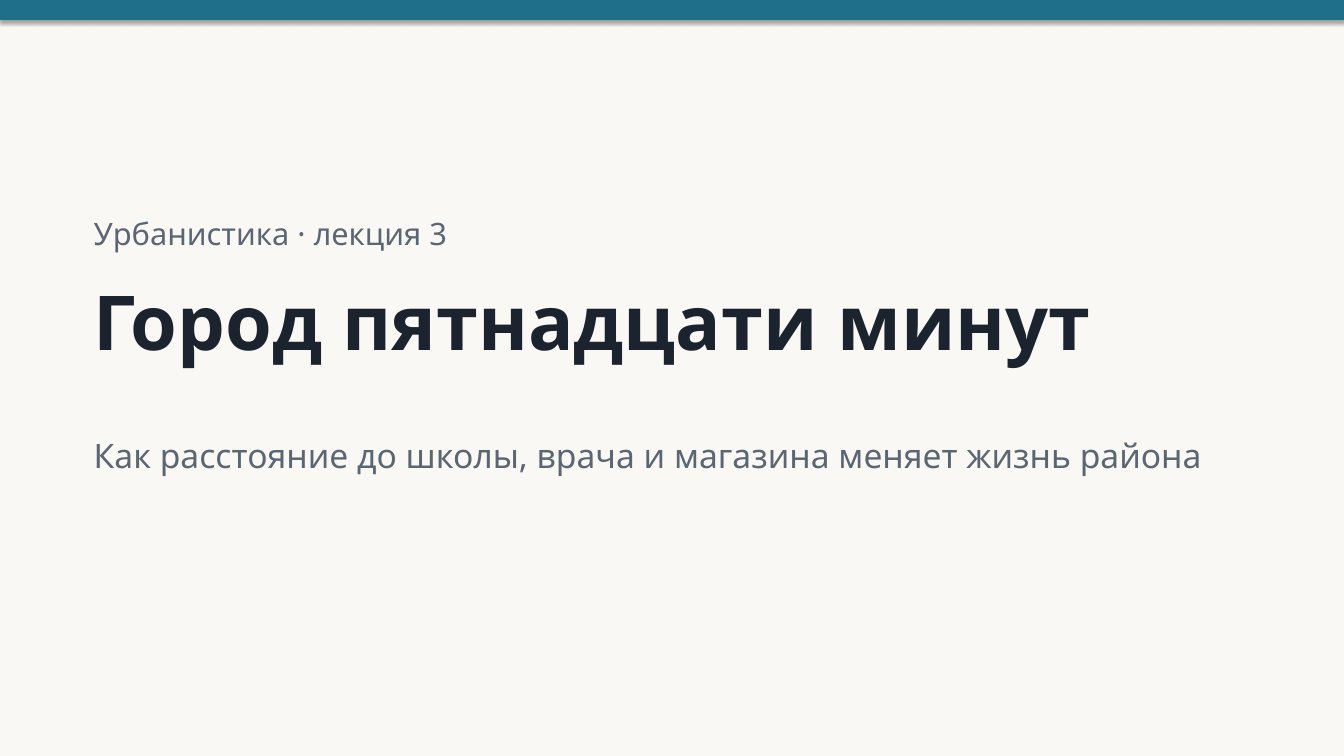
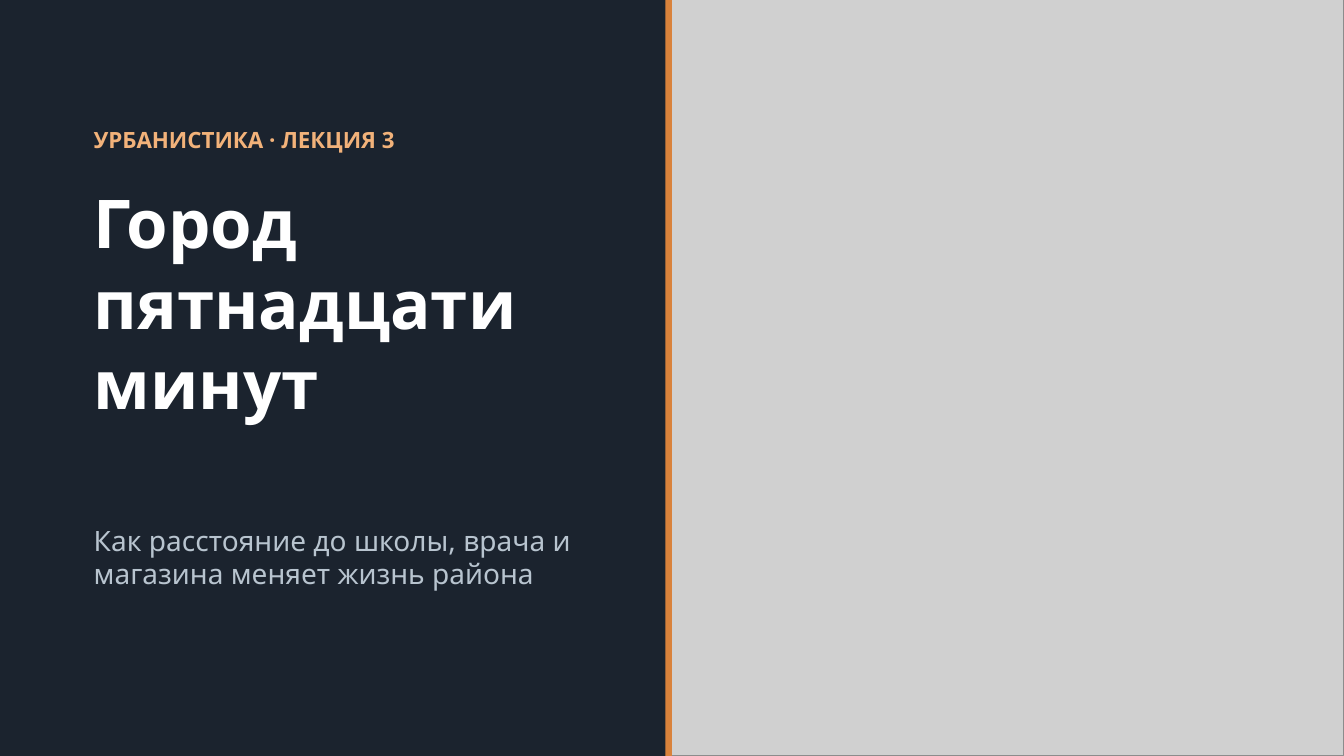
Before and after one commit to veracerkof-debug/deixis-app, a slide deck: slide 1 of android/phone/src/main/assets/demo/Лекция. Город 15 минут.pptx. Drawn at 1344x756 pixels with LibreOffice and Linux fonts; fonts in the diff are those of the drawing; grey boxes stand for pictures. Boxes give left, top, right and bottom in pixels: in the first picture for what was removed or moved away, otherwise in the second. Text is boxed around its words. In the diff, an @@ line names an element or a change of style, - is before the commit and + after.

```diff
--- a/android/phone/src/main/assets/demo/Лекция. Город 15 минут.pptx
+++ b/android/phone/src/main/assets/demo/Лекция. Город 15 минут.pptx
@@ background #FAF8F4 to #1B232E @@
@@ rectangle removed at (0,0,1344,20) @@
@@ rectangle added at (665,0,673,756), fill #D9823B @@
@@ picture added at (673,0,1344,756) @@
@@ text at (94,132,395,153): text changed; size 22 to 16 pt; text colour #5B6673 to #F2B27A; bold on @@
-Урбанистика · лекция 3
+УРБАНИСТИКА · ЛЕКЦИЯ 3
@@ text "Город пятнадцати минут": place and size @@
-text "Город пятнадцати минут" at (94,296,1090,368)
+text "Город пятнадцати минут" at (94,200,517,425)
@@ text "Город пятнадцати минут" at (94,200,517,425): size 54 to 48 pt, text colour #1B232E to #FFFFFF @@
@@ text "Как расстояние до школы, врача ...": place and size @@
-text "Как расстояние до школы, врача ..." at (94,442,1202,476)
+text "Как расстояние до школы, врача ..." at (94,531,571,591)
@@ text "Как расстояние до школы, врача ..." at (94,531,571,591): size 24 to 20 pt, text colour #5B6673 to #B8C4CF @@
```
Also in this commit, not shown: 4 other slides changed, 28 other files.
